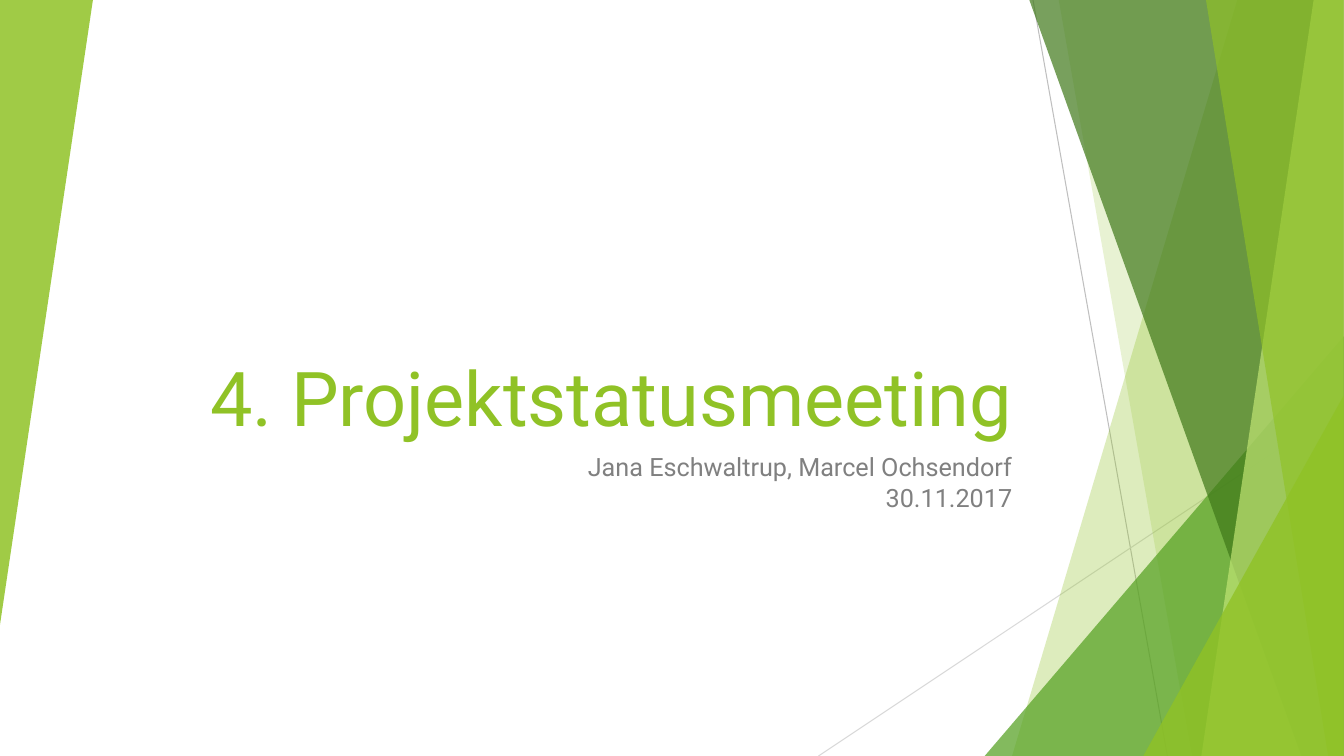
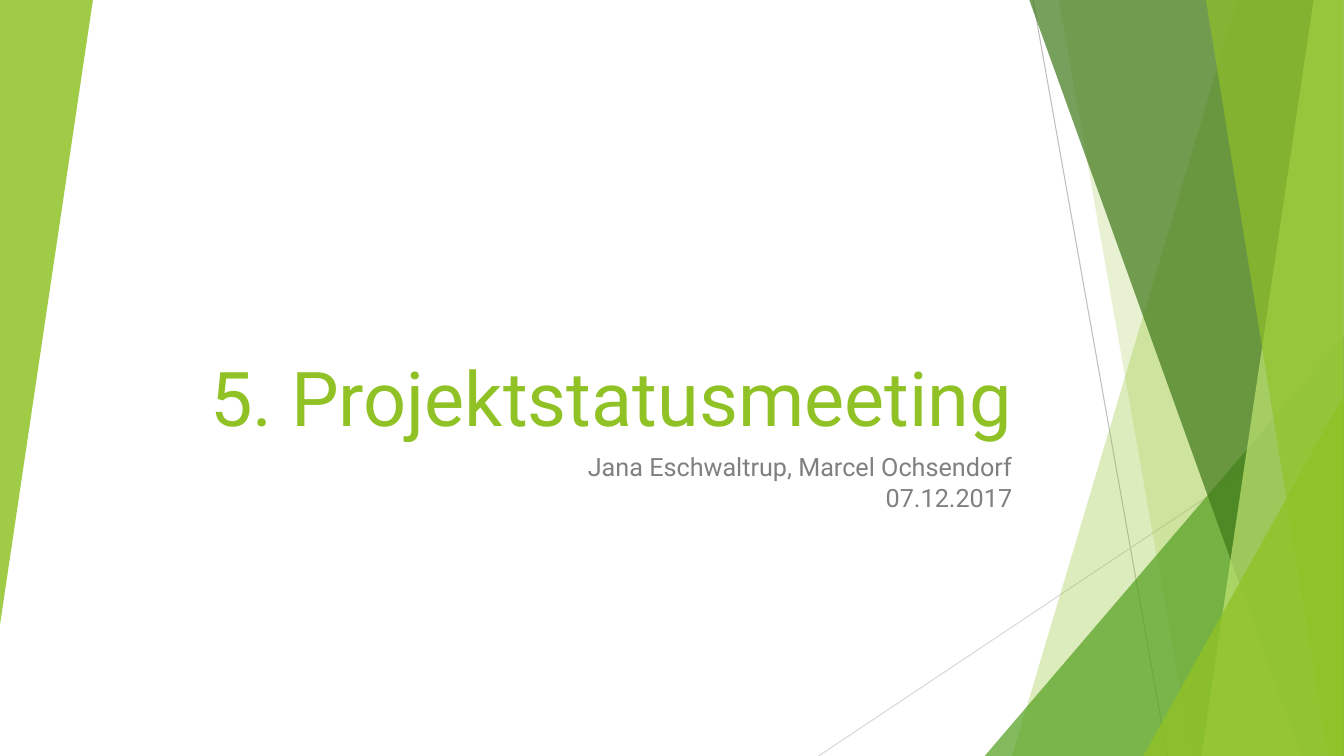
Before and after one commit to RBEGamer/Rent-a-Drahtesel, a slide deck: slide 1 of 4. Statusmeeting.pptx. Drawn at 1344x756 pixels with LibreOffice and Linux fonts; fonts in the diff are those of the drawing. Boxes give left, top, right and bottom in pixels: in the first picture for what was removed or moved away, otherwise in the second. Text is boxed around its words. In the diff, an @@ line names an element or a change of style, - is before the commit and + after.

```diff
--- a/4. Statusmeeting.pptx
+++ b/4. Statusmeeting.pptx
@@ title at bbox=[210, 369, 1011, 442]: text changed @@
-4. Projektstatusmeeting
+5. Projektstatusmeeting
@@ subtitle at bbox=[588, 457, 1013, 507]: text changed @@
-Jana Eschwaltrup, Marcel Ochsendorf
-30.11.2017
+Jana Eschwaltrup, Marcel Ochsendorf
+07.12.2017
```
Also in this commit, not shown: 4 other slides changed.
